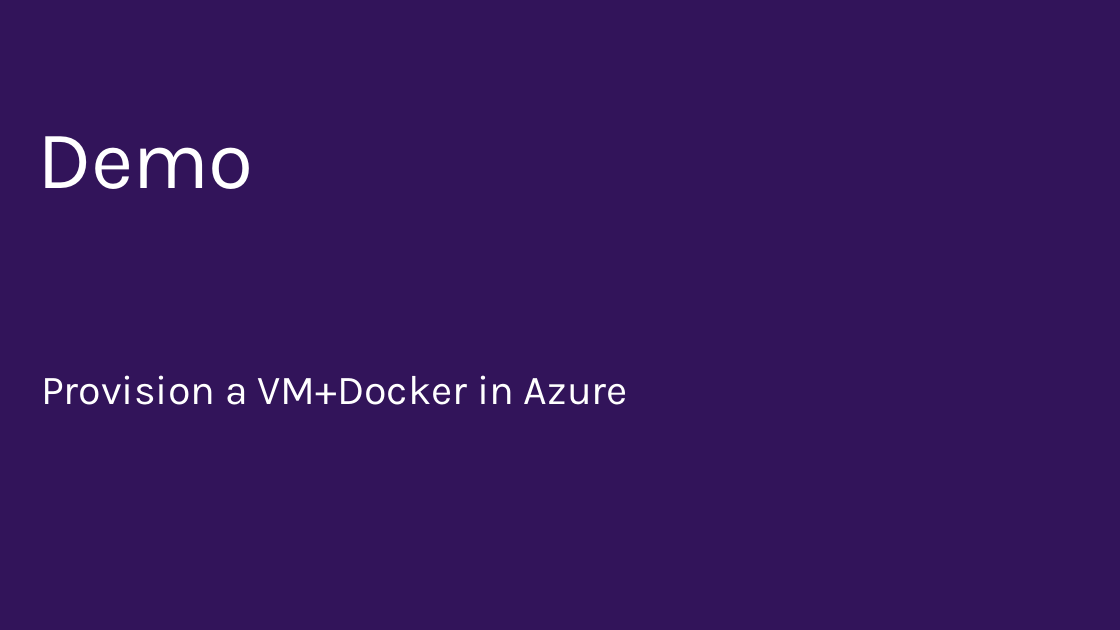
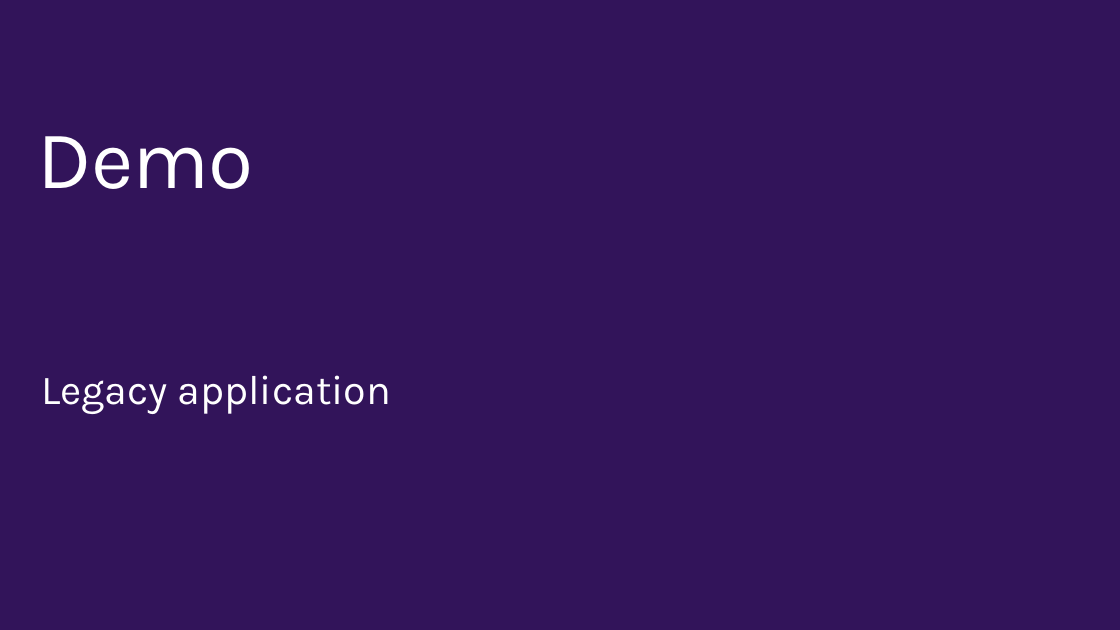
Before and after one commit to wely/DevCamp, a slide deck: slide 22 of Presentation/Module07-Containers.pptx. Drawn at 1120x630 pixels with LibreOffice and Linux fonts; fonts in the diff are those of the drawing; background and template pictures are left out. Boxes give left, top, right and bottom in pixels: in the first picture for what was removed or moved away, otherwise in the second. Text is boxed around its words. In the diff, an @@ line names an element or a change of style, - is before the commit and + after.

```diff
--- a/Presentation/Module07-Containers.pptx
+++ b/Presentation/Module07-Containers.pptx
@@ text at (x1=41, y1=375, x2=391, y2=414): text changed @@
-Provision a VM+Docker in Azure
+Legacy application
```
Also in this commit, not shown: 1 other slide changed, 2 slides added, 1 slide removed, 2 other files.
